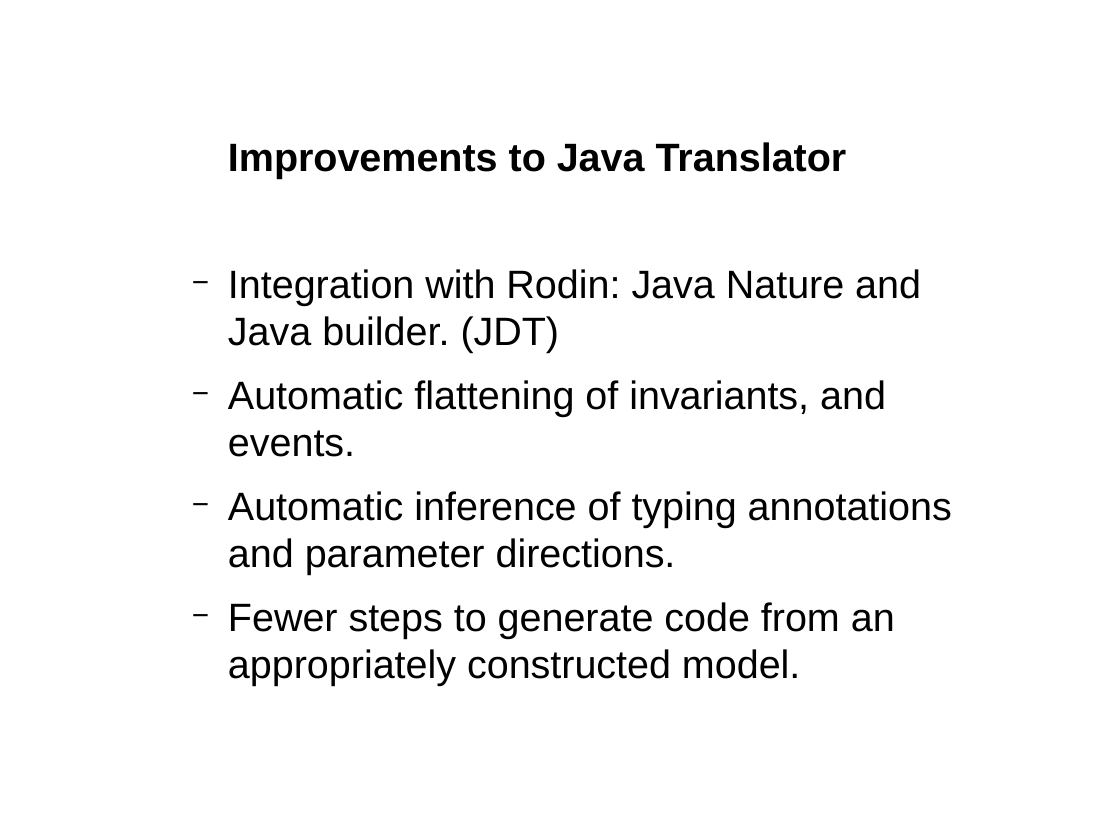
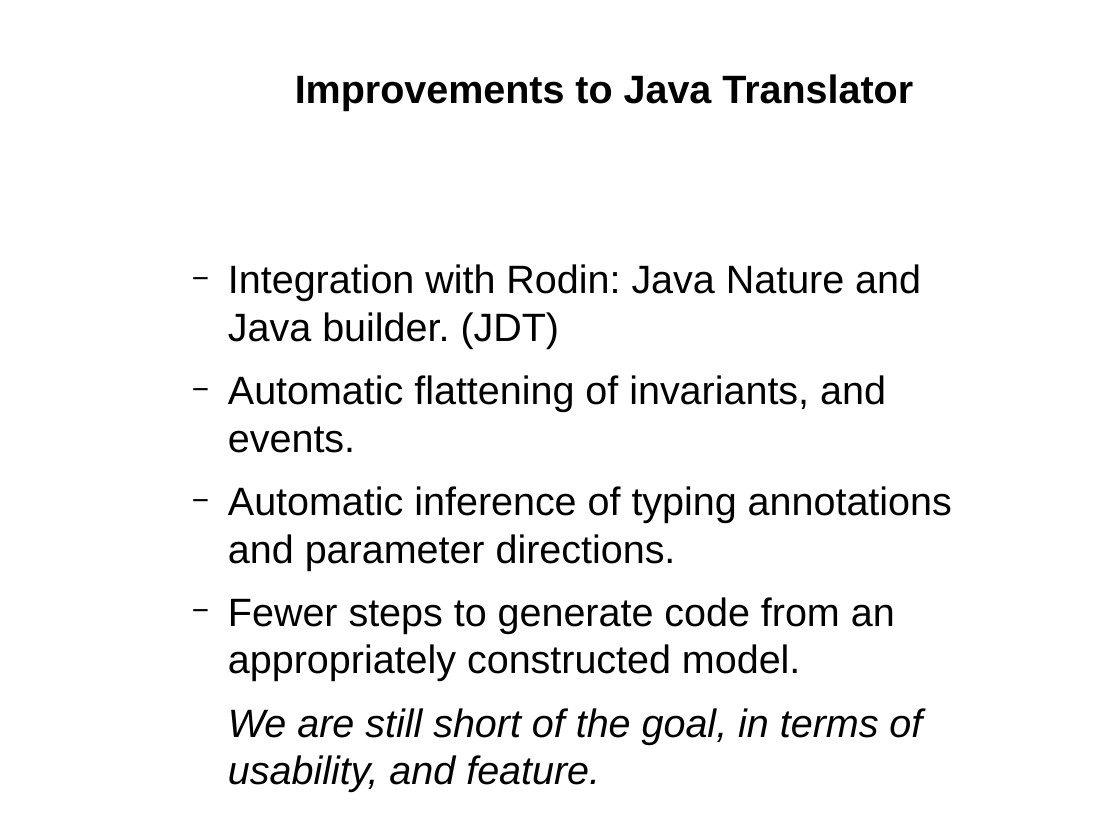
Before and after one commit to weetmuts/rodin-b-sharp-iUML_B_Utils, a slide deck: slide 3 of work/store/Writing/RUDW2014(accepted)/presentation/presentation.odp. Drawn at 1120x840 pixels with LibreOffice and Linux fonts; fonts in the diff are those of the drawing. Boxes give left, top, right and bottom in pixels: in the first picture for what was removed or moved away, otherwise in the second. Text is boxed around its words. In the diff, an @@ line names an element or a change of style, - is before the commit and + after.

```diff
--- a/work/store/Writing/RUDW2014(accepted)/presentation/presentation.odp
+++ b/work/store/Writing/RUDW2014(accepted)/presentation/presentation.odp
@@ text "Improvements to Java Translator": place and size @@
-text "Improvements to Java Translator" at bbox=[228, 142, 952, 686]
+text "Improvements to Java Translator" at bbox=[228, 74, 952, 792]
@@ text at bbox=[295, 74, 913, 111]: alignment left to centre @@
@@ text at bbox=[228, 708, 922, 792]: paragraph added @@
+  We are still short of the goal, in terms of usability, and feature.
```
Also in this commit, not shown: 3 other slides changed, 3 slides added, 2 slides removed, 4 other files.
